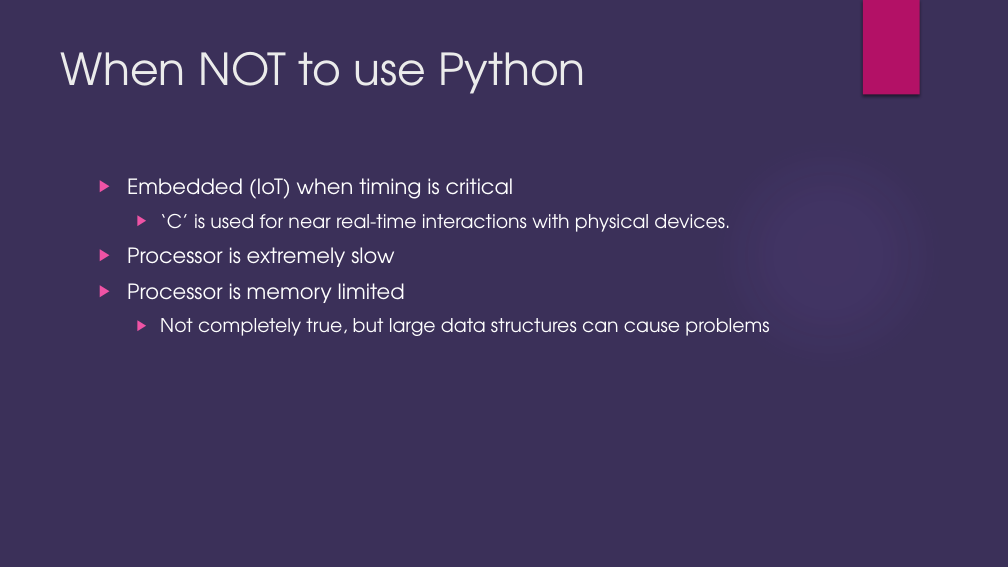
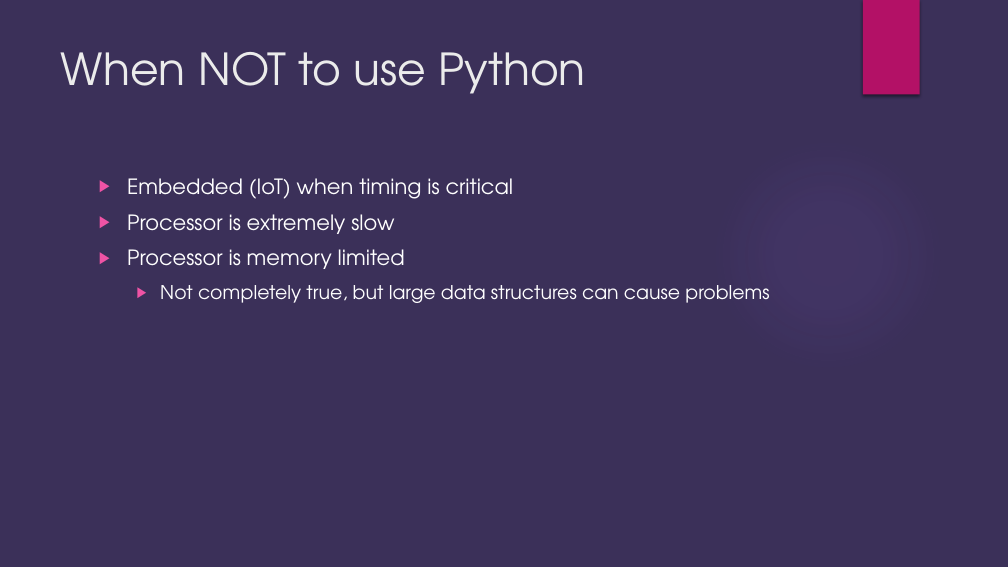
Before and after one commit to brianjgrier/Python-Overview, a slide deck: slide 4 of Python Introduction.pptx. Drawn at 1008x567 pixels with LibreOffice and Linux fonts; fonts in the diff are those of the drawing; background and template pictures are left out. Boxes give left, top, right and bottom in pixels: in the first picture for what was removed or moved away, otherwise in the second. Text is boxed around its words. In the diff, an @@ line names an element or a change of style, - is before the commit and + after.

```diff
--- a/Python Introduction.pptx
+++ b/Python Introduction.pptx
@@ text at box(160, 214, 730, 232): paragraph removed @@
-  ▶ ‘C’ is used for near real-time interactions with physical devices.
```
Also in this commit, not shown: 9 other slides changed, 8 slides removed.
